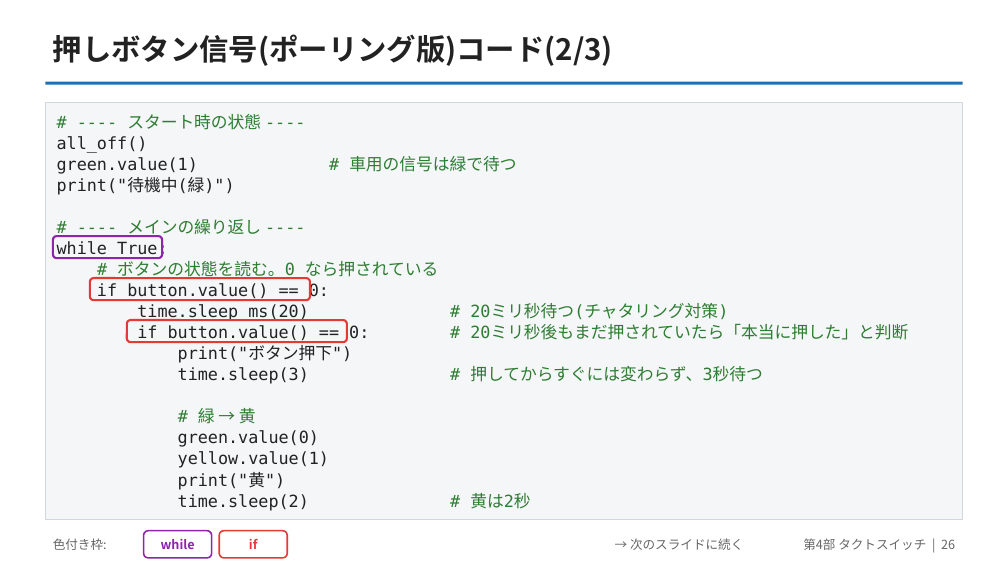
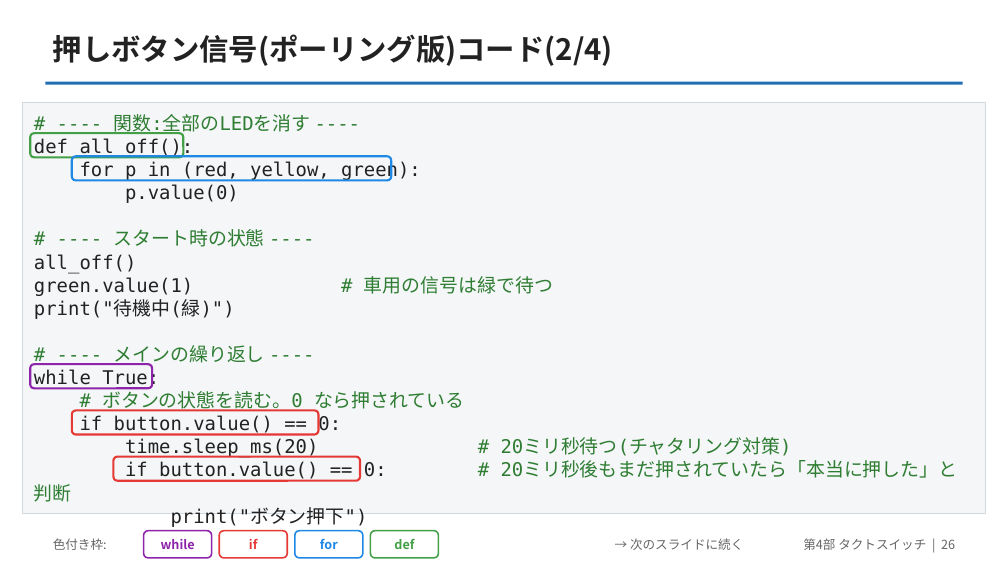
Before and after one commit to yuracode/isiot, a slide deck: slide 26 of slides/pico_sensor_intro.pptx. Drawn at 1008x567 pixels with LibreOffice and Linux fonts; fonts in the diff are those of the drawing. Boxes give left, top, right and bottom in pixels: in the first picture for what was removed or moved away, otherwise in the second. Text is boxed around its words. In the diff, an @@ line names an element or a change of style, - is before the commit and + after.

```diff
--- a/slides/pico_sensor_intro.pptx
+++ b/slides/pico_sensor_intro.pptx
@@ text at [53, 34, 613, 66]: text changed @@
-押しボタン信号(ポーリング版)コード(2/3)
+押しボタン信号(ポーリング版)コード(2/4)
@@ text "# ---- 関数:全部のLEDを消す ----": place and size @@
-text "# ---- 関数:全部のLEDを消す ----" at [57, 114, 908, 511]
+text "# ---- 関数:全部のLEDを消す ----" at [34, 114, 958, 527]
@@ rectangle: place and size @@
-rectangle at [45, 102, 963, 520]
+rectangle at [23, 102, 985, 513]
@@ text at [34, 114, 421, 203]: paragraphs added @@
+# ---- 関数:全部のLEDを消す ----
+def all_off():
+for p in (red, yellow, green):
+p.value(0)
@@ rounded rectangle: place and size @@
-rounded rectangle at [127, 320, 347, 342]
+rounded rectangle at [30, 133, 183, 157]
@@ rounded rectangle at [30, 133, 183, 157]: outline #E53935 2 pt to #43A047 2 pt @@
@@ rounded rectangle added at [72, 157, 391, 181], outline #1E88E5 2 pt @@
@@ text at [34, 229, 958, 527]: size 16 to 18 pt in "# ---- スタート時の状態 ----", "all_off()", "green.value(1) # 車用の信号は緑で待つ", "print("待機中(緑)")" and 7 more places; line spacing 20pt to 22pt @@
@@ rounded rectangle: place and size @@
-rounded rectangle at [53, 236, 162, 258]
+rounded rectangle at [30, 364, 152, 389]
@@ text at [178, 366, 763, 511]: paragraphs removed @@
-time.sleep(3) # 押してからすぐには変わらず、3秒待つ
-# 緑 → 黄
-green.value(0)
-yellow.value(1)
-print("黄")
-time.sleep(2) # 黄は2秒
@@ rounded rectangle: place and size @@
-rounded rectangle at [90, 278, 310, 300]
+rounded rectangle at [72, 411, 318, 435]
@@ rounded rectangle added at [113, 457, 360, 481], outline #E53935 2 pt @@
@@ rounded rectangle added at [295, 531, 363, 558], fill #FFFFFF, outline #1E88E5 1.5 pt, 12 pt, text #1E88E5, bold @@
+for
@@ rounded rectangle added at [371, 531, 439, 558], fill #FFFFFF, outline #43A047 1.5 pt, 12 pt, text #43A047, bold @@
+def
```
Also in this commit, not shown: 27 other slides changed, 3 slides added, 2 other files.
